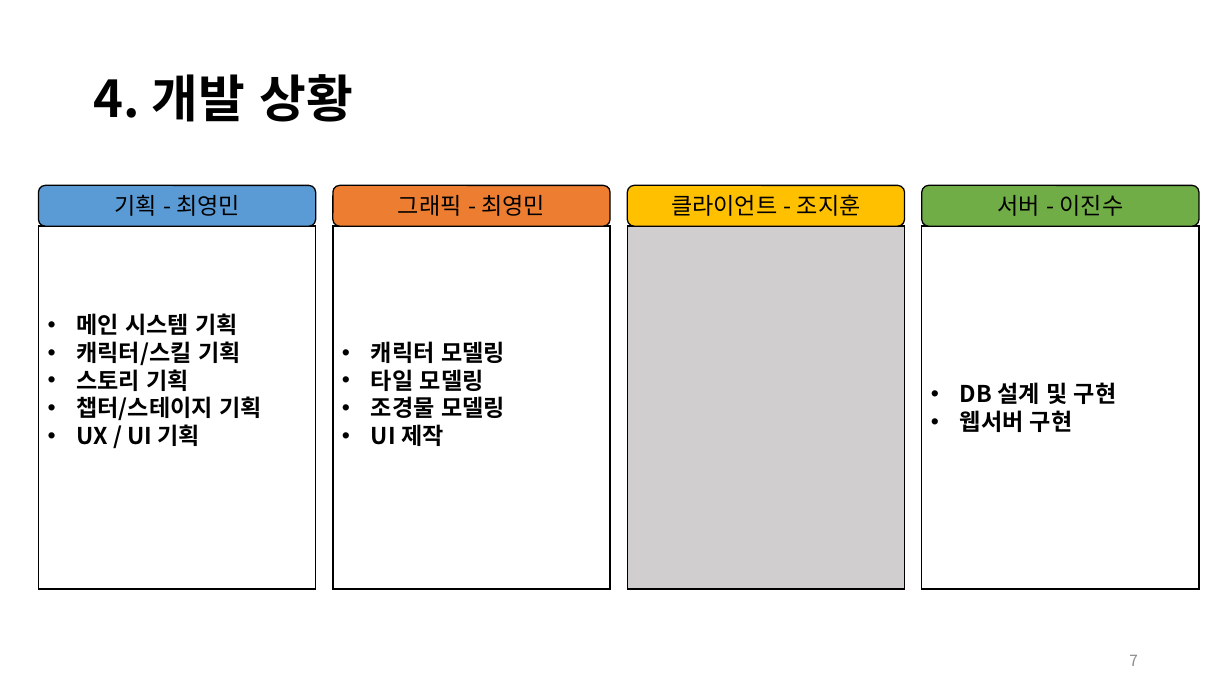
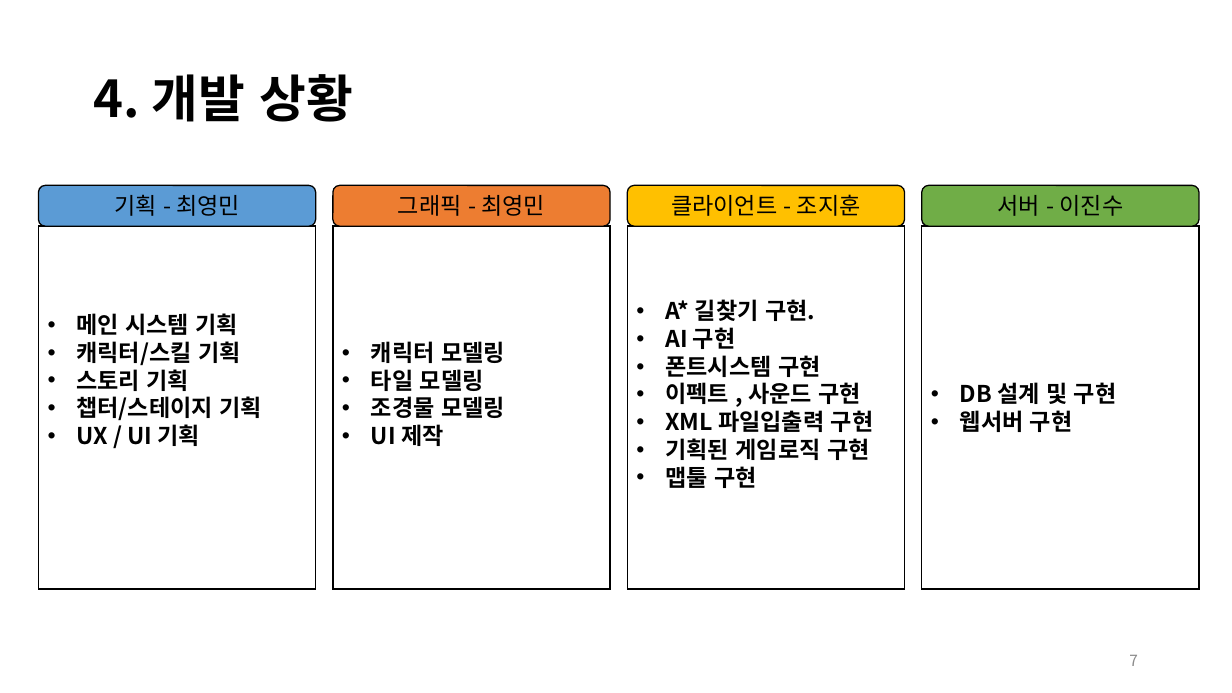
Before and after one commit to JinsooLee-Testing/aww, a slide deck: slide 7 of 기획문서/중간발표/Aww_중간발표.pptx. Drawn at 1232x693 pixels with LibreOffice and Linux fonts; fonts in the diff are those of the drawing; background and template pictures are left out. Boxes give left, top, right and bottom in pixels: in the first picture for what was removed or moved away, otherwise in the second. Text is boxed around its words. In the diff, an @@ line names an element or a change of style, - is before the commit and + after.

```diff
--- a/기획문서/중간발표/Aww_중간발표.pptx
+++ b/기획문서/중간발표/Aww_중간발표.pptx
@@ rectangle "A* 길찾기 구현." at bbox=[628, 226, 905, 590]: fill #D0CECE to #FFFFFF @@
@@ text in rectangle at bbox=[665, 299, 874, 488]: text added @@
+• A* 길찾기 구현.
+• AI 구현
+• 폰트시스템 구현
+• 이펙트 , 사운드 구현
+• XML 파일입출력 구현
+• 기획된 게임로직 구현
+• 맵툴 구현
```
Also in this commit, not shown: 8 other slides changed, 2 slides added, 1 other file.
